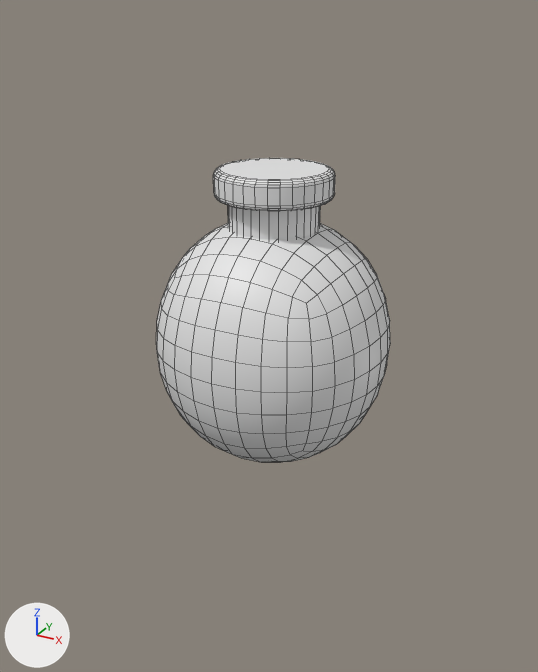
The FBX model Unity/Assets/3D/Props/flask_02.fbx: old version first, new version second.
One viewpoint serves both versions: a 50 mm lens placed at (0.382, -0.706, 0.289), pointed at (-0.008, 0.002, -0.065). Arrows for +X, +Y and +Z are at lower left; the lights stay in place. Mesh edges are drawn as thin lines. Where no turn or scale is listed for an object, it has been applied to the vertices.

Before the edit, the objects in view are built like this:
```python
me_cube_027 = bpy.data.meshes.new('Cube.027')
me_cube_027.from_pydata(...)  # 1026 vertices, 964 faces; spans x -0.134..0.134, y -0.134..0.134, z -0.21..0.133
ob_flask_02 = bpy.data.objects.new('flask_02', me_cube_027)
ob_flask_02.location = (0.0, 0.0, 0.0)
```
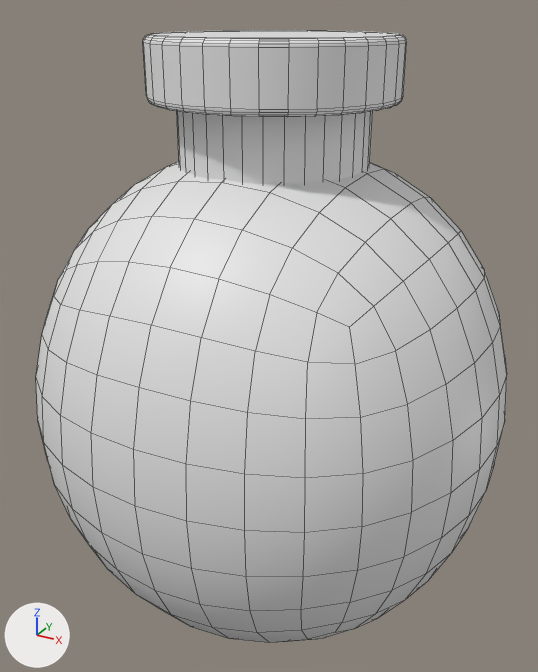
The edits, one by one:
me_cube_027 is used by ob_flask_02; location (0.0, 0.0, 0.0).
me_cube_027 had 1026 vertices, 964 faces and spanned x -0.134..0.134, y -0.134..0.134, z -0.21..0.133.
me_cube_027 now has 1026 vertices, 964 faces and spans x -0.267..0.267, y -0.267..0.267, z -0.42..0.266.
me_cube_027 part 1: the loose piece of 386 vertices spanning x -0.134..0.134, y -0.134..0.134, z -0.21..0.079 is scaled about the mesh origin by 2.
me_cube_027 part 2: 640 of 1026 vertices moved; they spanned x -0.065..0.065, y -0.065..0.065, z 0.027..0.133 and now span x -0.13..0.13, y -0.13..0.13, z 0.053..0.266; mean shift (0.0, 0.0, 0.097); largest move (-0.054, 0.036, 0.126) -> (-0.108, 0.072, 0.259).

Pixel boxes [x1, y1, x2, y2] of what changed, in the pictures (538 x 672 px; the box of a moved part takes in the faces that stretch with it):
'flask_02', reshaped (101% wider, 101% taller)
    before: [156, 158, 390, 462]
    after: [36, 30, 507, 643]
part 1 of me_cube_027, moved or reshaped
    before: [156, 223, 390, 462]
    after: [36, 161, 507, 643]
part 2 of me_cube_027, moved or reshaped
    before: [213, 158, 335, 240]
    after: [143, 30, 407, 184]
